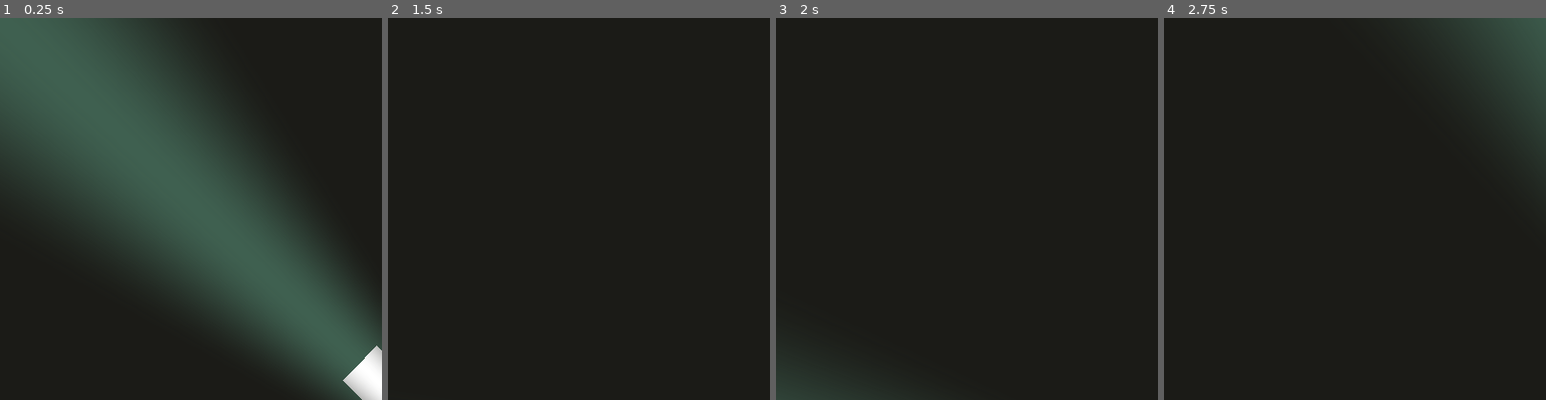
Above: before the commit, frames 1-4 (left to right).
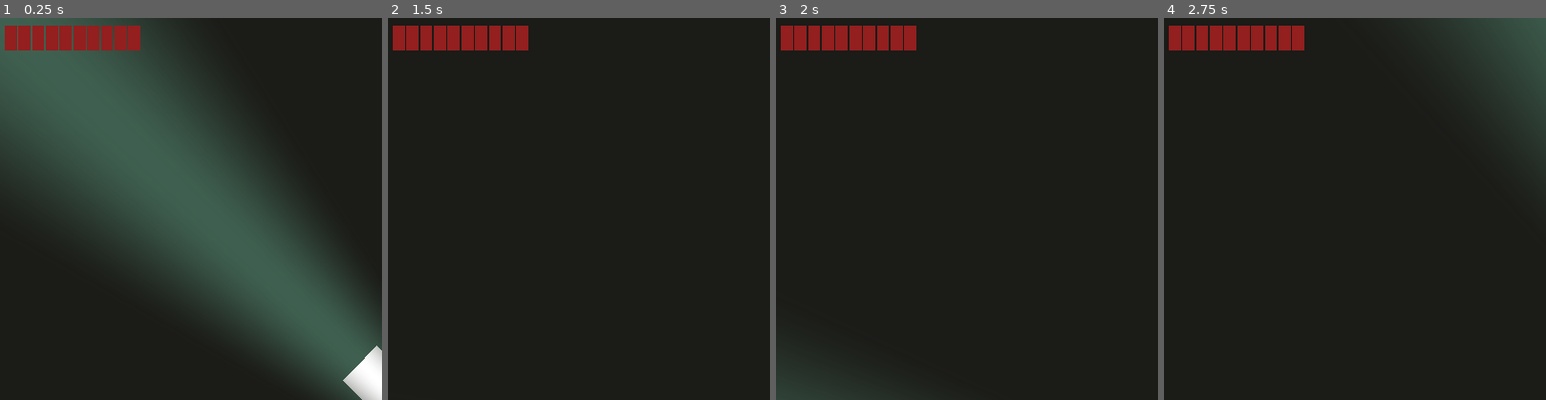
Above: after the commit, the same moments.

Repository: nolenroyalty/flashlight-survivors
Game: Godot game, scene res://Main.tscn
Same seed, same stepped clock (60 frames per second), same inputs: the game is played once before the commit and once after it.
Inputs (mouse positions are % of the whole screen's width and height, from its top left):
- Up to frame 1 (0.25 s): no input
- Up to frame 2 (1.5 s): tap Enter at 0.5 s; move the mouse to (72, 45) at 0.52 s; hold D (player_right) 0.53-1.28 s; move the mouse to (30, 55) at 1.27 s; hold S (player_down) from 1.28 s (still down)
- Up to frame 3 (2 s): keep holding S (player_down)
- Up to frame 4 (2.75 s): move the mouse to (60, 28) at 2.02 s; release S (player_down) at 2.03 s; hold D (player_right) from 2.03 s (still down)
The pictures show only the part of the screen within x 0-50%, y 0-50%; the shares and areas given below are measured in that part.

The runs differ from the first frame. In frame 1, 2.1% of the frame differs, in the area x 1-37%, y 2-9%; in frame 2, 2.1%; in frame 3, 2.1%; in frame 4, 2.1%.

Commit message:
healthbar impl

Diff:
--- a/Main.gd
+++ b/Main.gd
@@ -1,13 +1,13 @@
 extends Node2D
 var Enemy = preload("res://enemies/DefaultEnemy.tscn")
 
-# Declare member variables here. Examples:
-# var a = 2
-# var b = "text"
-
+onready var player = $Player
+onready var healthbar = $Healthbar
 
 # Called when the node enters the scene tree for the first time.
 func _ready():
+	player.connect("health_set", healthbar, "set_health")
+	healthbar.set_health(player.health)
 	pass # Replace with function body.
 
 
--- a/Main.tscn
+++ b/Main.tscn
@@ -1,8 +1,9 @@
-[gd_scene load_steps=4 format=2]
+[gd_scene load_steps=5 format=2]
 
 [ext_resource path="res://darkness/Darkness.tscn" type="PackedScene" id=1]
 [ext_resource path="res://player/Player.tscn" type="PackedScene" id=2]
 [ext_resource path="res://Main.gd" type="Script" id=3]
+[ext_resource path="res://ui/Healthbar.tscn" type="PackedScene" id=4]
 
 [node name="Main" type="Node2D"]
 script = ExtResource( 3 )
@@ -18,4 +19,9 @@
 position = Vector2( 247, 237 )
 
 [node name="Darkness" parent="." instance=ExtResource( 1 )]
+position = Vector2( 1, 0 )
 z_index = 1
+
+[node name="Healthbar" parent="." instance=ExtResource( 4 )]
+position = Vector2( 3, 5 )
+z_index = 1
--- a/player/Player.gd
+++ b/player/Player.gd
@@ -1,4 +1,6 @@
 extends KinematicBody2D
+
+signal health_set(amount)
 
 export (int)var SPEED = 100
 var health = 10
@@ -39,6 +41,8 @@
 		print("ow")
 		# add iframes
 		health -= amount
+		health = max(health, 0)
+		emit_signal("health_set", health)
 		if health <= 0:
 			print("oh noooo")
 
--- /dev/null
+++ b/ui/Healthbar.gd
@@ -0,0 +1,21 @@
+extends Node2D
+
+var Nugget = preload("res://ui/HealthbarNugget.tscn")
+
+onready var nuggetbox = $NuggetBox
+
+func set_health(amount):
+	var count = nuggetbox.get_child_count()
+	if amount == count:
+		print("Maybe bug: asked to set health to its current value??")
+	elif amount < count:
+		var children = []
+		for i in range(count - amount):
+			children.append(nuggetbox.get_child(i))
+		for child in children:
+			child.queue_free()
+	else:
+		for _i in range(amount - count):
+			var nugget = Nugget.instance()
+			nuggetbox.add_child(nugget)
+	print(nuggetbox.get_child_count())
--- /dev/null
+++ b/ui/Healthbar.tscn
@@ -0,0 +1,22 @@
+[gd_scene load_steps=3 format=2]
+
+[ext_resource path="res://ui/Healthbar.gd" type="Script" id=1]
+[ext_resource path="res://ui/HealthbarNugget.tscn" type="PackedScene" id=2]
+
+[node name="Healthbar" type="Node2D"]
+script = ExtResource( 1 )
+
+[node name="NuggetBox" type="HBoxContainer" parent="."]
+margin_right = 40.0
+margin_bottom = 8.0
+rect_min_size = Vector2( 0, 8 )
+custom_constants/separation = 1
+
+[node name="HealthbarNugget" parent="NuggetBox" instance=ExtResource( 2 )]
+margin_right = 8.0
+margin_bottom = 16.0
+
+[node name="HealthbarNugget2" parent="NuggetBox" instance=ExtResource( 2 )]
+margin_left = 9.0
+margin_right = 17.0
+margin_bottom = 16.0
--- /dev/null
+++ b/ui/HealthbarNugget.tscn
@@ -0,0 +1,7 @@
+[gd_scene format=2]
+
+[node name="HealthbarNugget" type="ColorRect"]
+margin_right = 4.0
+margin_bottom = 8.0
+rect_min_size = Vector2( 8, 16 )
+color = Color( 0.576471, 0.121569, 0.121569, 1 )
